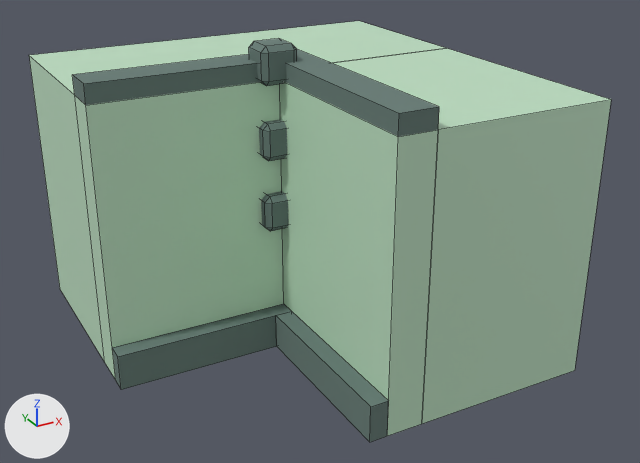
A saved change to the FBX model Crawler/Assets/Meshes/GroundConvex.fbx.
Both versions are drawn from a 50 mm lens placed at (-0.98, -2.23, 2.61), pointed at (1.18, 1.71, 0.65). The axes (+X, +Y, +Z) are drawn at lower left. The lights are the same throughout. Mesh edges are drawn as thin lines. Where no turn or scale is listed for an object, it has been applied to the vertices. Vertices at the same position are counted once.

The scene before the commit, as lines of its bpy script (objects in view):
```python
me_plane_012 = bpy.data.meshes.new('Plane.012')
me_plane_012.from_pydata(...)  # 125 vertices, 122 faces; spans x 0.0..2.2, y -2.3..0.0, z 0.0..1.69
# faces by material slot: [24, 98]
me_plane_012.materials.append(mat_dungeonbasecolor1)  # light grey #c0e2c4
me_plane_012.materials.append(mat_dungeonbasecolor2)  # dark green #677c76
ob_groundconvex = bpy.data.objects.new('GroundConvex', me_plane_012)
ob_groundconvex.location = (0.0, 3.0, 0.0)
```
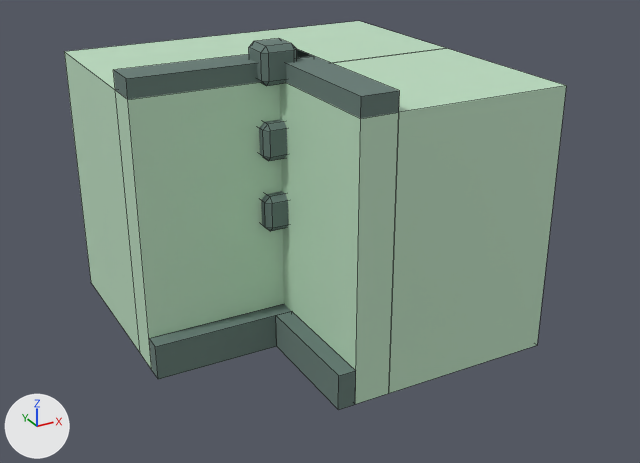
The newer file is also turned or shifted as a whole; pictures and numbers use the older file's frame.

The change, as a diff of the scene's bpy script:
```diff
--- a/Crawler/Assets/Meshes/GroundConvex.fbx.py
+++ b/Crawler/Assets/Meshes/GroundConvex.fbx.py
@@ me_plane_012 @@
 # used by ob_groundconvex; location = (0.0, 3.0, 0.0)
-me_plane_012.from_pydata(...)  # 125 vertices, 122 faces; spans x 0.0..2.2, y -2.3..0.0, z 0.0..1.69
+me_plane_012.from_pydata(...)  # 125 vertices, 122 faces; spans x 0.2..2.2, y -2.0..0.0, z 0.0..1.69
+# me_plane_012 part 1: all 14 vertices in x 0.9..2.2, y -2.3, z 0.0..1.6 are moved by (0.0, 0.3, 0.0)
+# me_plane_012 part 2: 12 of the vertices in x 0.0..1.0, y -1.3..0.0, z 0.0..0.2 are moved by (0.2, 0.0, 0.0)
+# me_plane_012 part 3: 4 of the vertices in x 0.0, y -1.2..-1.0, z 1.5..1.6 are moved by (0.2, 0.0, 0.0)
+# me_plane_012 part 4: 4 of the vertices in x 1.0, y -1.2..-1.0, z 1.5..1.6 are moved by (0.2, 0.0, 0.0)
+# me_plane_012 part 5: 1 of the vertices in x 0.0, y 0.0, z 1.5 are moved by (0.2, 0.0, 0.0)
 me_plane_012.materials.append(mat_dungeonbasecolor1)
```

Boxes (x1, y1, x2, y2) around the edits, measured in the pictures (640 x 463 px; the box of a moved part takes in the faces that stretch with it):
'GroundConvex', reshaped (14% narrower, 8% shorter): before (29, 21, 611, 442); after (64, 21, 566, 410)
part 1 of me_plane_012, moved or reshaped: before (276, 48, 611, 442); after (276, 48, 566, 410)
part 2 of me_plane_012, moved or reshaped: before (112, 304, 291, 390); after (149, 304, 291, 379)
part 3 of me_plane_012, moved or reshaped: before (72, 75, 116, 380); after (113, 70, 152, 370)
part 4 of me_plane_012, moved or reshaped: before (73, 54, 284, 348); after (114, 49, 312, 338)
part 5 of me_plane_012, moved or reshaped: before (29, 21, 445, 362); after (64, 21, 445, 352)
